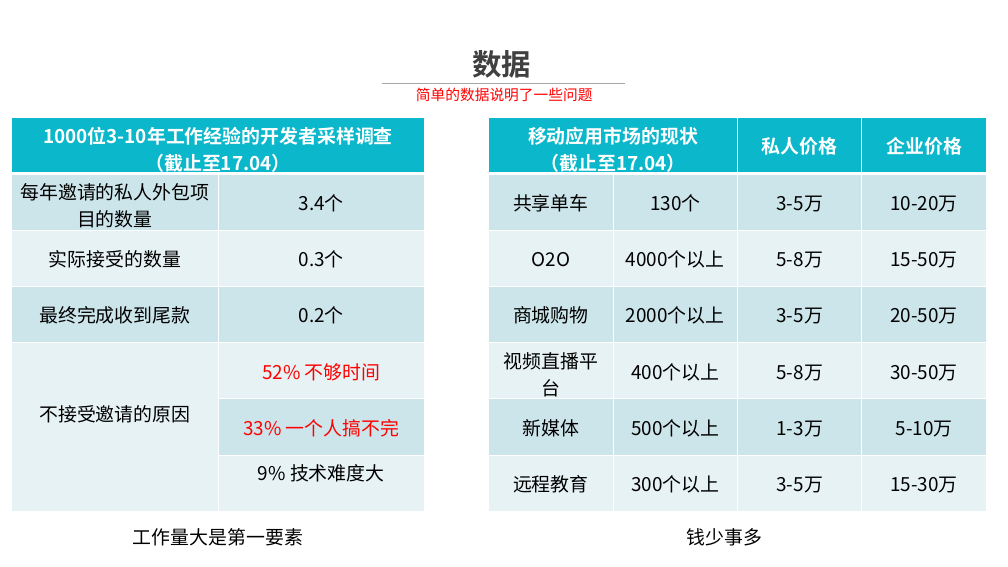
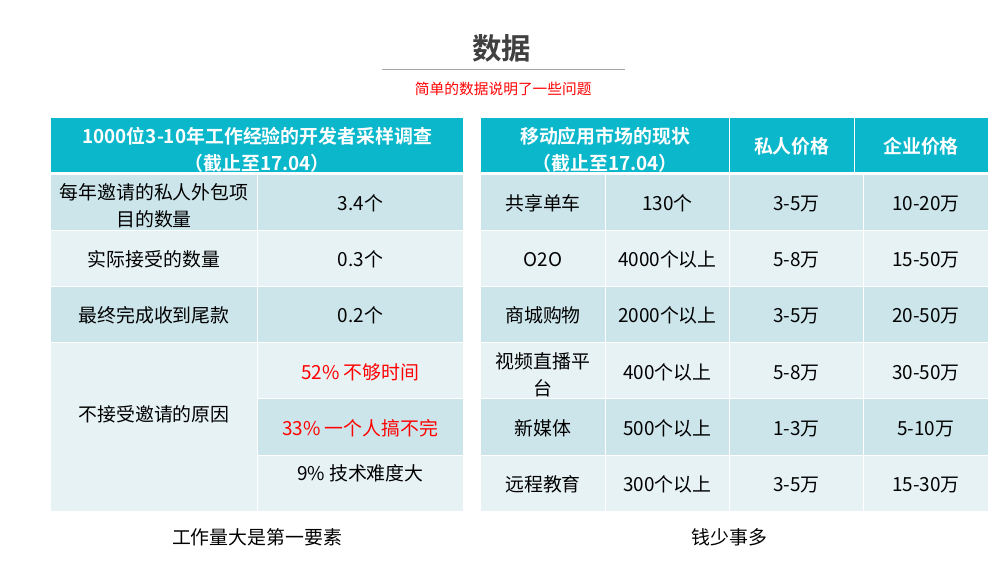
Before and after one commit to alucard263096/BP, a slide deck: slide 2 of App后端云 商业计划书 - v1 团队.pptx. Drawn at 1008x567 pixels with LibreOffice and Linux fonts; fonts in the diff are those of the drawing; background and template pictures are left out. Boxes give left, top, right and bottom in pixels: in the first picture for what was removed or moved away, otherwise in the second. Text is boxed around its words. In the diff, an @@ line names an element or a change of style, - is before the commit and + after.

```diff
--- a/App后端云 商业计划书 - v1 团队.pptx
+++ b/App后端云 商业计划书 - v1 团队.pptx
@@ text "数据" rewrapped from box(472, 50, 531, 84) to box(472, 34, 531, 62) @@
@@ line moved from (383, 83) - (625, 83) to (383, 70) - (625, 70) @@
@@ text "简单的数据说明了一些问题": place and size @@
-text "简单的数据说明了一些问题" at box(416, 87, 593, 102)
+text "简单的数据说明了一些问题" at box(415, 81, 592, 95)
@@ table: place and size @@
-table at box(11, 117, 424, 531)
+table at box(51, 117, 464, 511)
@@ table: place and size @@
-table at box(488, 117, 988, 511)
+table at box(481, 117, 990, 511)
@@ text "工作量大是第一要素": place and size @@
-text "工作量大是第一要素" at box(133, 528, 303, 546)
+text "工作量大是第一要素" at box(172, 528, 342, 546)
@@ text "钱少事多": place and size @@
-text "钱少事多" at box(687, 528, 763, 546)
+text "钱少事多" at box(692, 528, 768, 546)
```
Also in this commit, not shown: 6 other slides changed, 1 slide added.
